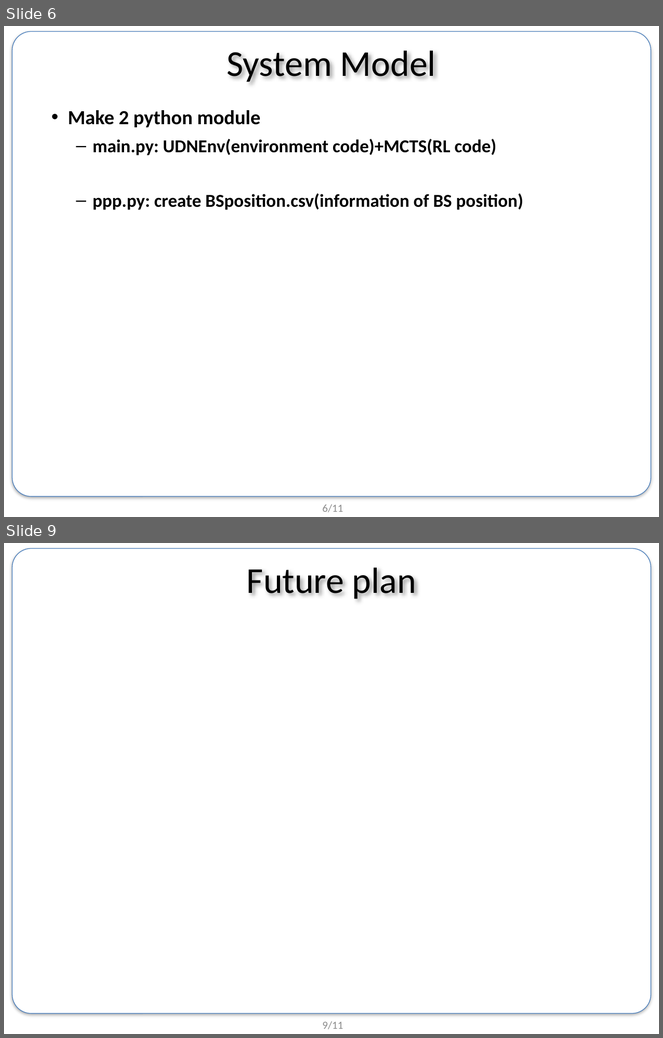
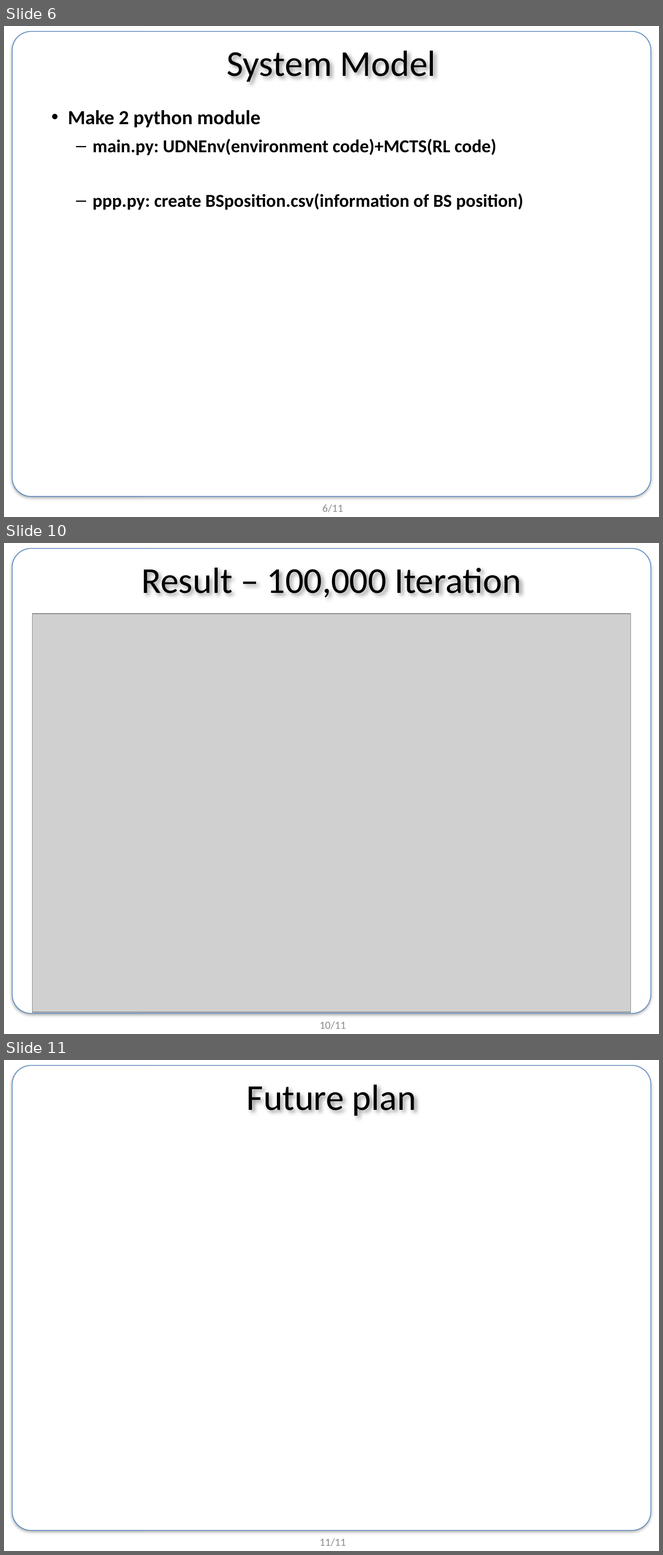
Before and after one commit to BongSangKim/UGRP, a slide deck: Survey meeting/0719 survey/190719 UGRP 발표자료.pptx. Shown one above the other, each under a label of ours: slides 6 and 9 before the commit, slides 6, 10 and 11 after it; the slides between them are not shown. The pictures are 663x1038 and 663x1555 pixels, drawn with LibreOffice and Linux fonts; fonts in the diff are those of the drawing; grey boxes stand for pictures; background and template pictures are left out. Boxes give left, top, right and bottom in pixels: in the first picture for what was removed or moved away, otherwise in the second. Text is boxed around its words. In the diff, an @@ line names an element or a change of style, - is before the commit and + after.

```diff
--- a/Survey meeting/0719 survey/190719 UGRP 발표자료.pptx
+++ b/Survey meeting/0719 survey/190719 UGRP 발표자료.pptx
@@ slide 10 added at [4, 543, 659, 1034], background #FFFFFF; not listed: 2 template elements that a slide beside it also shows @@
@@ text added at [142, 567, 521, 598], 40 pt, text #000000 @@
+Result – 100,000 Iteration
@@ picture added at [32, 614, 631, 1013] @@
@@ what was slide 9 is now slide 11 @@
@@ page number at [320, 1538, 346, 1547]: text changed @@
-9/11
+11/11
```
Also in this commit, not shown: 2 slides changed, 1 other slide added, 8 other files.
